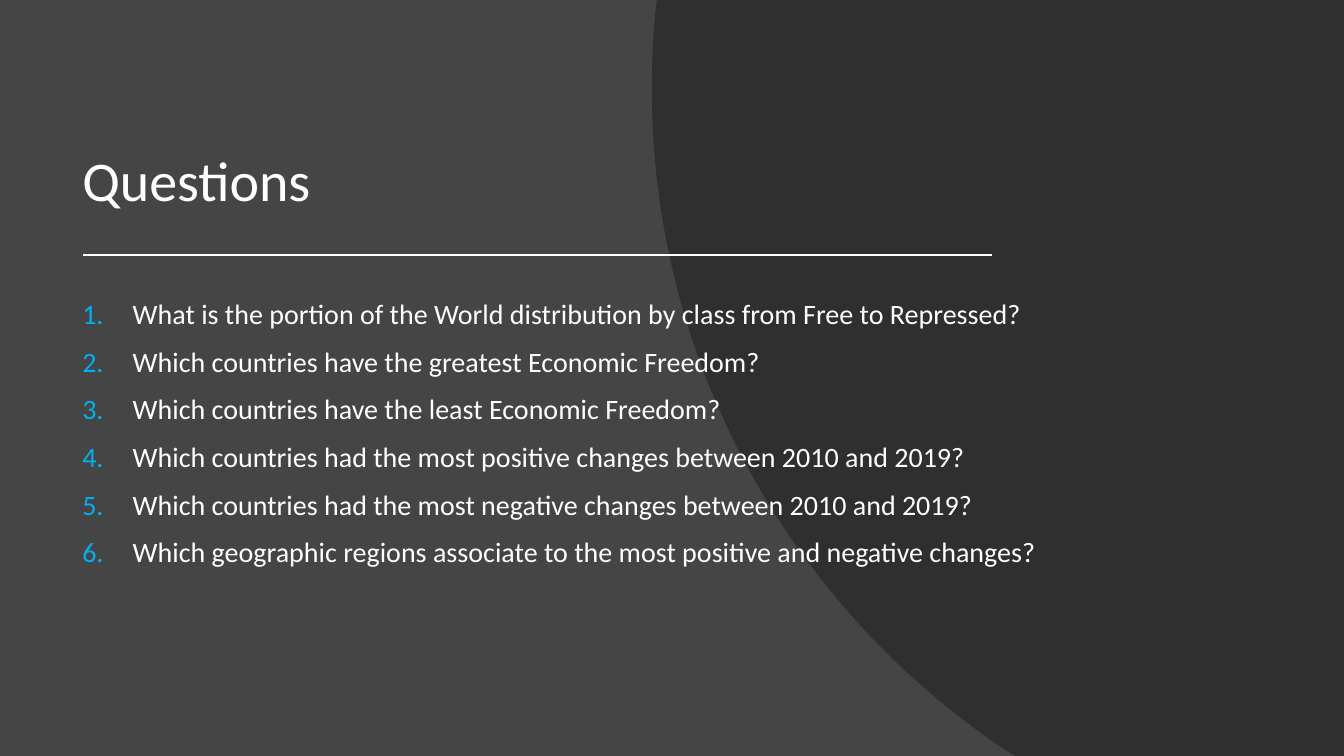
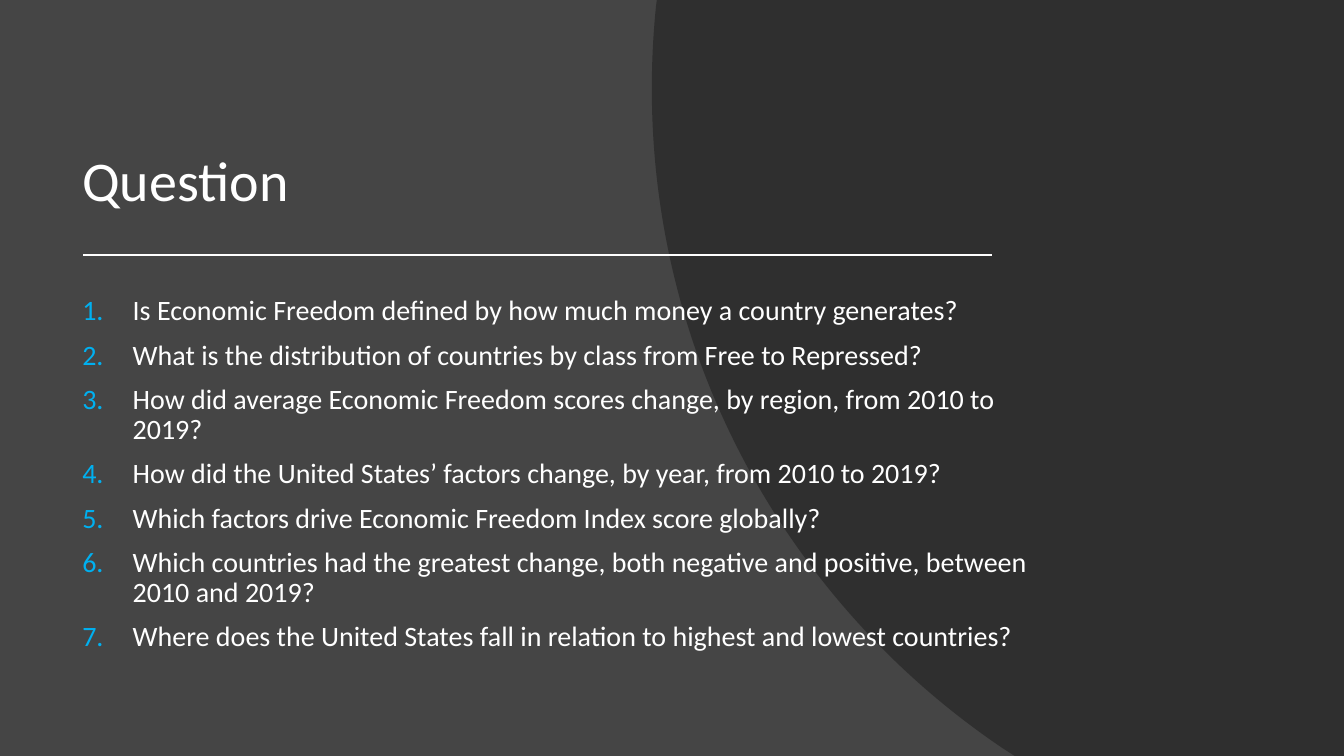
Before and after one commit to nicole1286/Project1, a slide deck: slide 14 of Freedom Riders Combined.pptx (slide 13 before the commit). Drawn at 1344x756 pixels with LibreOffice and Linux fonts; fonts in the diff are those of the drawing. Boxes give left, top, right and bottom in pixels: in the first picture for what was removed or moved away, otherwise in the second. Text is boxed around its words. In the diff, an @@ line names an element or a change of style, - is before the commit and + after.

Commit message:
JAK final deck

```diff
--- a/Freedom Riders Combined.pptx
+++ b/Freedom Riders Combined.pptx
@@ title at (82, 162, 288, 209): text changed @@
-Questions
+Question
@@ text at (133, 300, 1026, 651): text changed @@
-1. What is the portion of the World distribution by class from Free to Repressed?
-2. Which countries have the greatest Economic Freedom?
-3. Which countries have the least Economic Freedom?
-4. Which countries had the most positive changes between 2010 and 2019?
-5. Which countries had the most negative changes between 2010 and 2019?
-6. Which geographic regions associate to the most positive and negative changes?
+1. Is Economic Freedom defined by how much money a country generates?
+2. What is the distribution of countries by class from Free to Repressed?
+3. How did average Economic Freedom scores change, by region, from 2010 to 2019?
+4. How did the United States’ factors change, by year, from 2010 to 2019?
+5. Which factors drive Economic Freedom Index score globally?
+6. Which countries had the greatest change, both negative and positive, between 2010 and 2019?
+7. Where does the United States fall in relation to highest and lowest countries?
```
Also in this commit, not shown: 4 other slides changed, 1 slide added, 2 other files.
